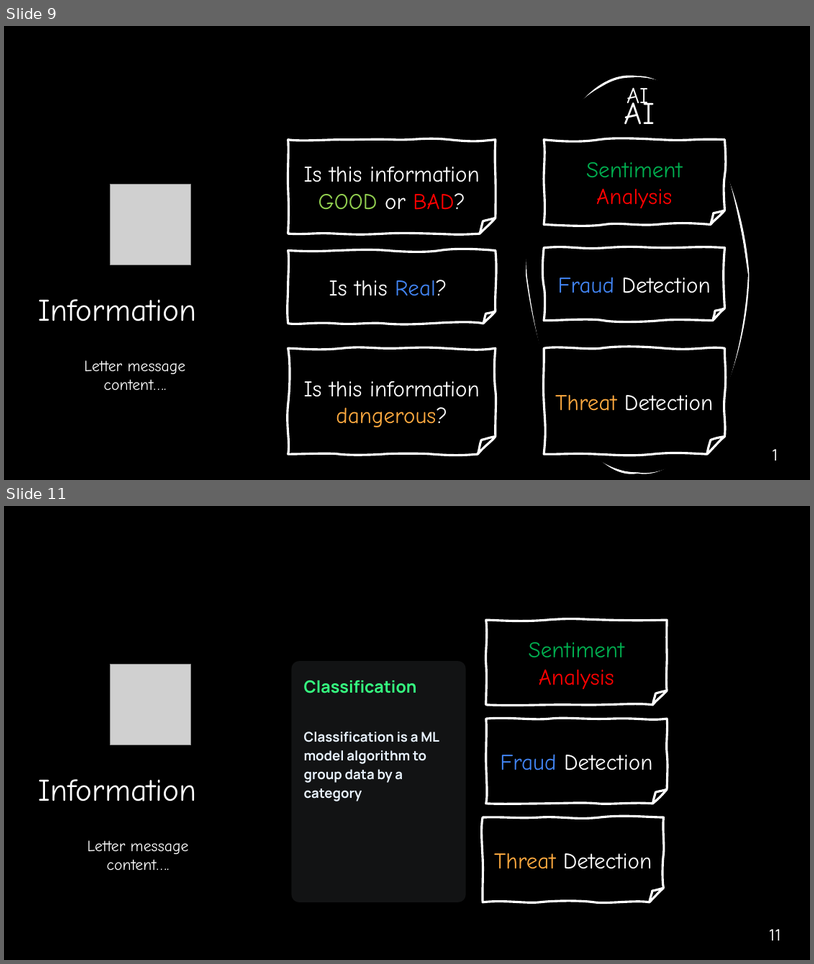
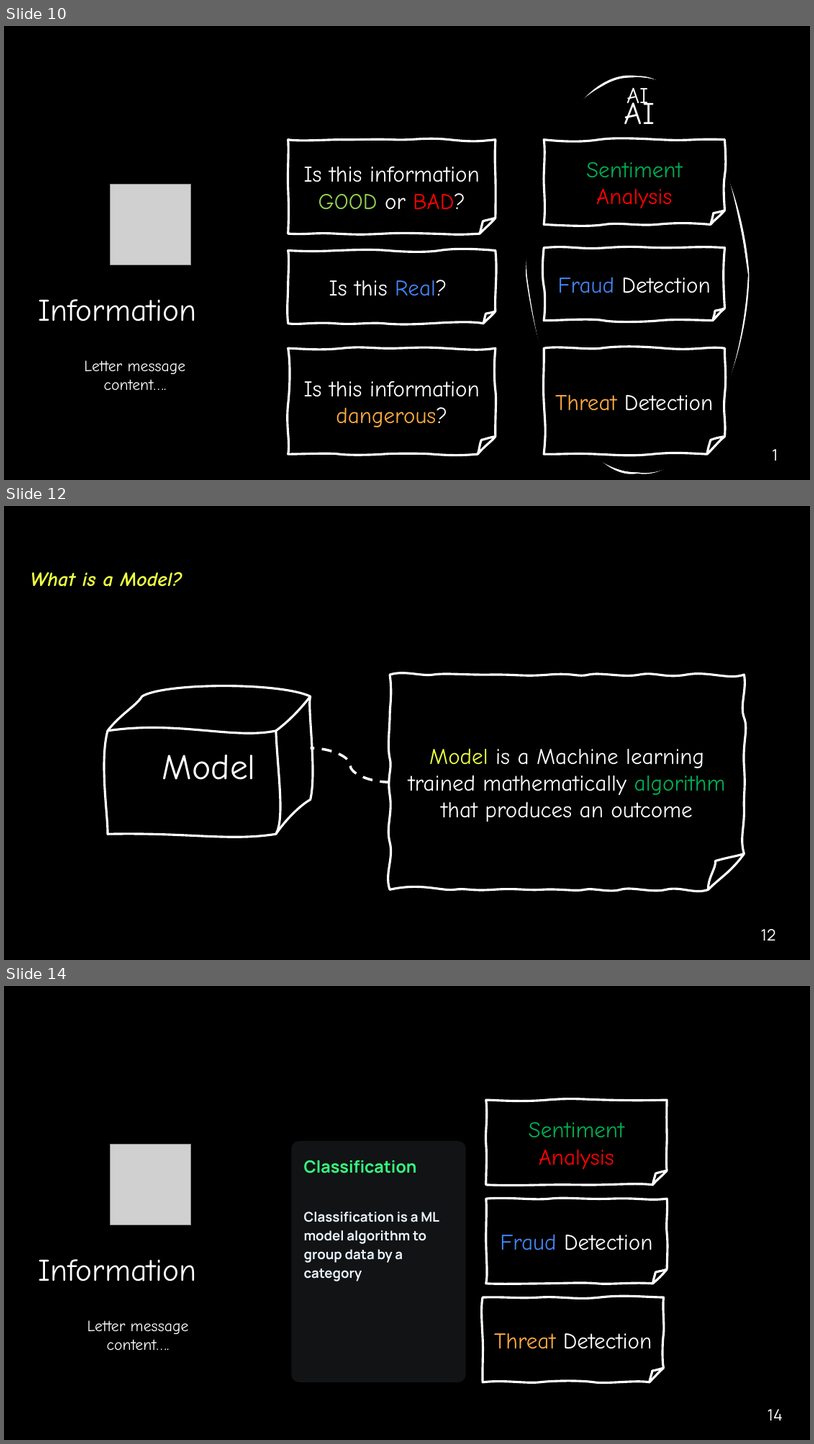
Before and after one commit to ggreen/real-time-AI-ML-event-streaming, a slide deck: docs/conferences/afrotech-realtime-ai-2024.pptx. Shown one above the other, each under a label of ours: slides 9 and 11 before the commit, slides 10, 12 and 14 after it; the slides between them are not shown. The pictures are 814x964 and 814x1444 pixels, drawn with LibreOffice and Linux fonts; fonts in the diff are those of the drawing; grey boxes stand for pictures; background and template pictures are left out. Boxes give left, top, right and bottom in pixels: in the first picture for what was removed or moved away, otherwise in the second. Text is boxed around its words. In the diff, an @@ line names an element or a change of style, - is before the commit and + after.

```diff
--- a/docs/conferences/afrotech-realtime-ai-2024.pptx
+++ b/docs/conferences/afrotech-realtime-ai-2024.pptx
@@ slide 12 added at (4, 506, 810, 960), background #000000 @@
@@ text added at (31, 572, 183, 587), 18 pt, text #EEFF41, bold, italic @@
+What is a Model?
@@ freeform shape added at (390, 674, 745, 889), fill #000000, outline #FFFFFF 2 pt, 20 pt, text #FFFFFF @@
+Model is a Machine learning trained mathematically algorithm that produces an outcome
@@ freeform shape added at (108, 696, 311, 834), outline #FFFFFF 2 pt, 32 pt, text #FFFFFF @@
+Model
@@ curved line added from (390, 782) to (311, 748), #FFFFFF 2.25 pt dashed @@
@@ page number added at (761, 929, 777, 940), 14 pt, text #FFFFFF @@
+12
@@ what was slide 9 is now slide 10 @@
@@ what was slide 11 is now slide 14 @@
@@ page number at (768, 1409, 783, 1420): text changed @@
-11
+14
```
Also in this commit, not shown: 16 slides changed, 4 other slides added, 2 slides removed, 13 other files.
